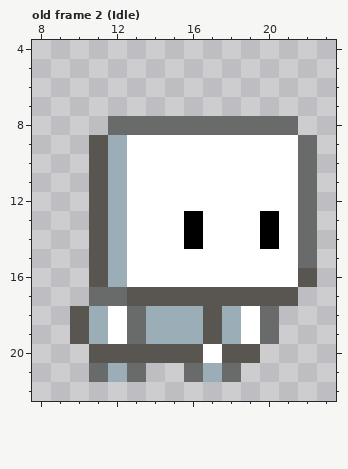
File history of a pixel-art file, ExternalAssets/Asesprite/Characters/Player.aseprite. Above is the file before it was changed.
32x32 pixels, 8 frames. Shown: old frame 2 (Idle): x 8..23, y 4..22.
After the commit:
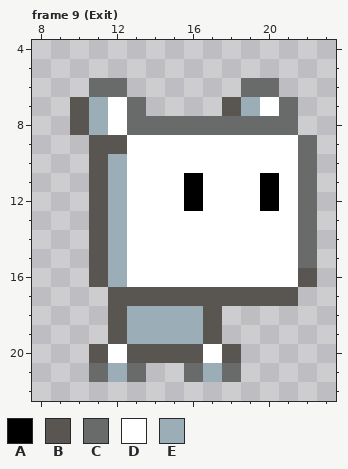
Palette (. is transparent): A #000000  B #595652  C #696a6a  D #ffffff  E #9badb7
A new or re-ordered frame is compared with the old frame closest to it.
Changes in this commit:
{"change": "frames 8 -> 9"}
{"where": "frame 9 (Exit) is new; against old frame 2 (Idle), layers \"HandR\", \"Body\", \"HandL\""}
{"frame":9,"y":6,"x":11,"old":"..","new":"CC"}
{"frame":9,"y":6,"x":19,"old":"..","new":"CC"}
{"frame":9,"y":7,"x":10,"old":"....","new":"BEDC"}
{"frame":9,"y":7,"x":18,"old":"....","new":"BEDC"}
{"frame":9,"y":8,"x":10,"old":"..C","new":"BED"}
{"frame":9,"y":9,"x":12,"old":"E","new":"B"}
{"frame":9,"y":11,"x":16,"old":"D","new":"A"}
{"frame":9,"y":11,"x":20,"old":"D","new":"A"}
{"frame":9,"y":12,"x":16,"old":"D","new":"A"}
{"frame":9,"y":12,"x":20,"old":"D","new":"A"}
{"frame":9,"y":13,"x":16,"old":"A","new":"D"}
{"frame":9,"y":13,"x":20,"old":"A","new":"D"}
{"frame":9,"y":14,"x":16,"old":"A","new":"D"}
{"frame":9,"y":14,"x":20,"old":"A","new":"D"}
{"frame":9,"y":17,"x":11,"old":"CC","new":".B"}
{"frame":9,"y":18,"x":10,"old":"BEDC","new":"..BE"}
{"frame":9,"y":18,"x":18,"old":"EDC","new":"..."}
{"frame":9,"y":19,"x":10,"old":"BEDC","new":"..BE"}
{"frame":9,"y":19,"x":18,"old":"EDC","new":"..."}
{"frame":9,"y":20,"x":12,"old":"B","new":"D"}
{"frame":9,"y":20,"x":19,"old":"B","new":"."}
{"label":"changed","picture_box":[70,78,298,363]}
